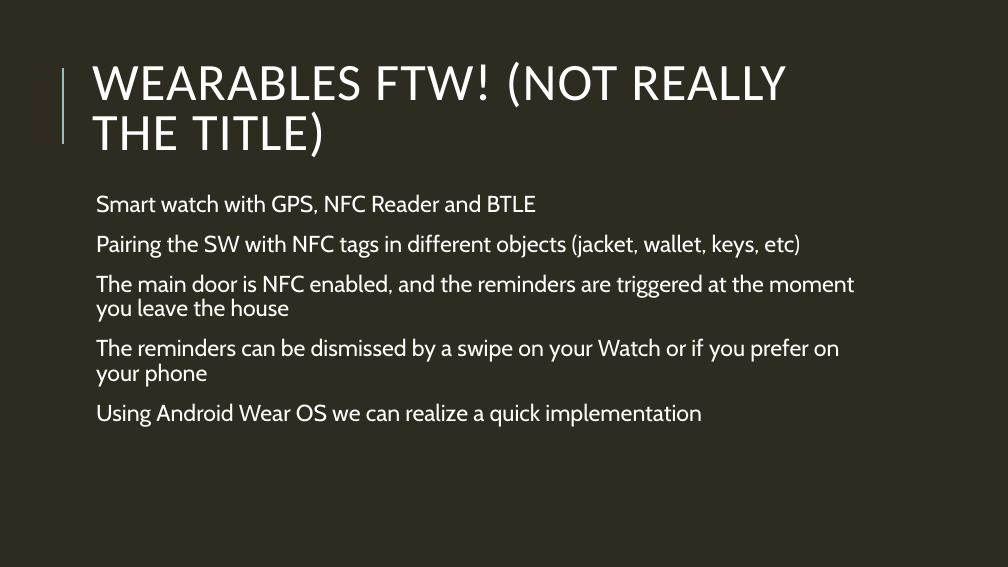
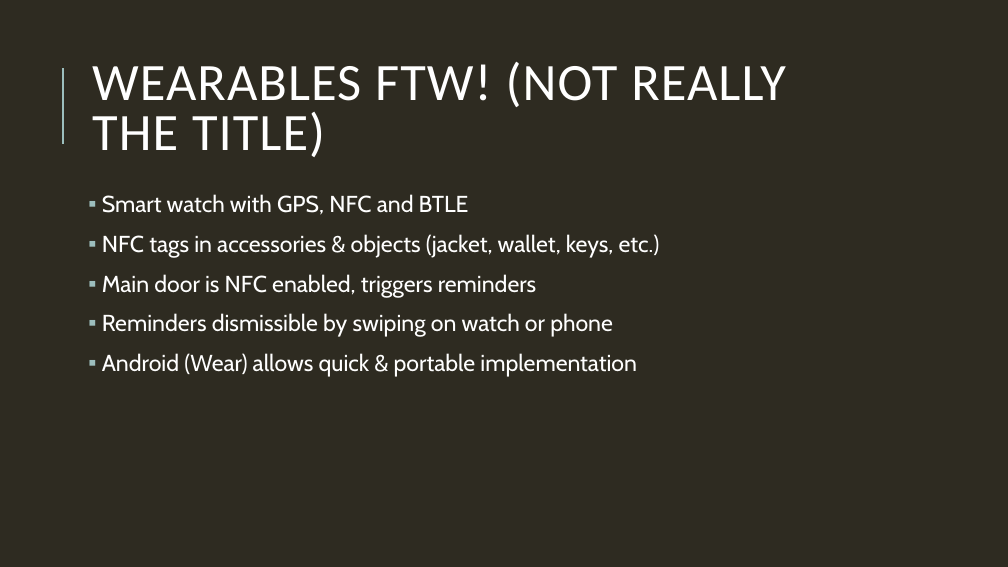
Before and after one commit to Uni-Freiburg-Wearable-Devices-WS14/Wearables_Project_Mobile, a slide deck: slide 3 of Intro_Presentation_seriously.pptx. Drawn at 1008x567 pixels with LibreOffice and Linux fonts; fonts in the diff are those of the drawing. Boxes give left, top, right and bottom in pixels: in the first picture for what was removed or moved away, otherwise in the second. Text is boxed around its words. In the diff, an @@ line names an element or a change of style, - is before the commit and + after.

```diff
--- a/Intro_Presentation_seriously.pptx
+++ b/Intro_Presentation_seriously.pptx
@@ text at box(102, 194, 660, 377): text changed @@
-  Smart watch with GPS, NFC Reader and BTLE
-  Pairing the SW with NFC tags in different objects (jacket, wallet, keys, etc)
-  The main door is NFC enabled, and the reminders are triggered at the moment you leave the house
-  The reminders can be dismissed by a swipe on your Watch or if you prefer on your phone
-  Using Android Wear OS we can realize a quick implementation
+▪ Smart watch with GPS, NFC and BTLE
+▪ NFC tags in accessories & objects (jacket, wallet, keys, etc.)
+▪ Main door is NFC enabled, triggers reminders
+▪ Reminders dismissible by swiping on watch or phone
+▪ Android (Wear) allows quick & portable implementation
```
Also in this commit, not shown: 3 other slides changed, 2 other files.
